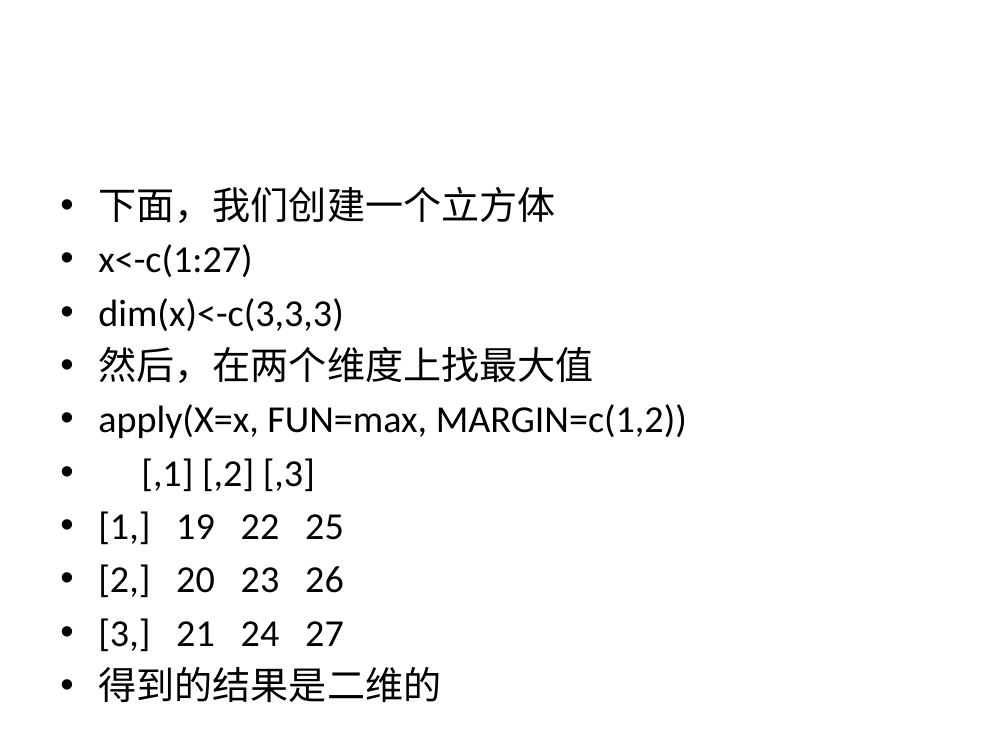
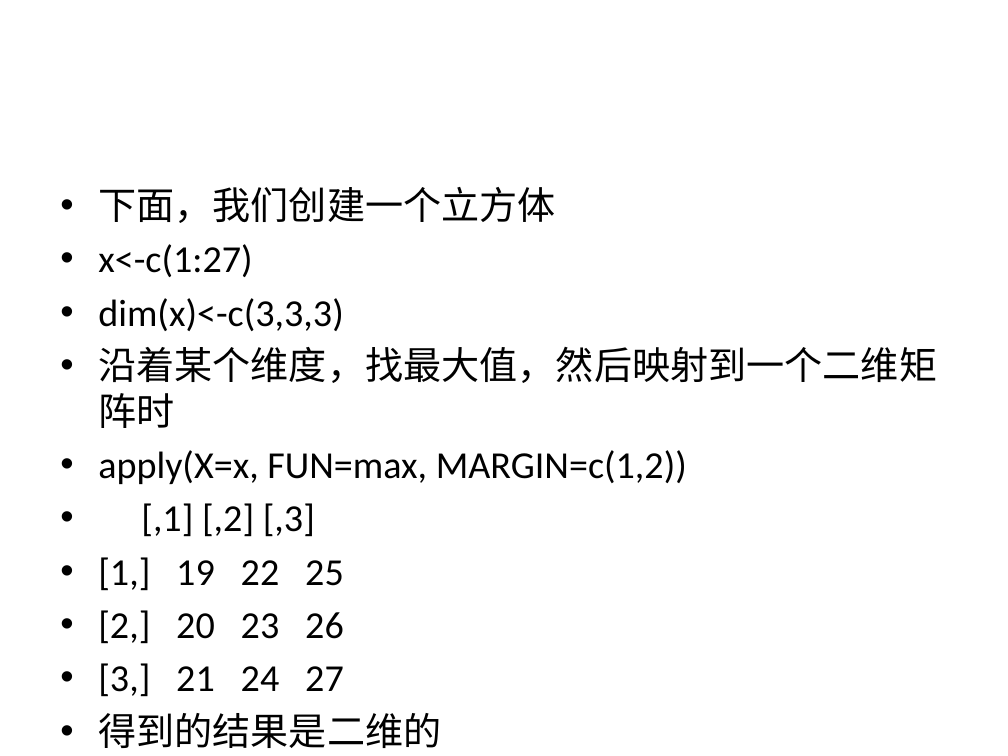
Before and after one commit to zsyzDec/bdm, a slide deck: slide 80 of 2-R基础.pptx. Drawn at 1008x756 pixels with LibreOffice and Linux fonts; fonts in the diff are those of the drawing. Boxes give left, top, right and bottom in pixels: in the first picture for what was removed or moved away, otherwise in the second. Text is boxed around its words. In the diff, an @@ line names an element or a change of style, - is before the commit and + after.

```diff
--- a/2-R基础.pptx
+++ b/2-R基础.pptx
@@ text at bbox=[98, 347, 937, 428]: text changed @@
-• 然后，在两个维度上找最大值
+• 沿着某个维度，找最大值，然后映射到一个二维矩阵时
```
Also in this commit, not shown: 6 other slides changed, 2 slides added, 1 slide removed.
